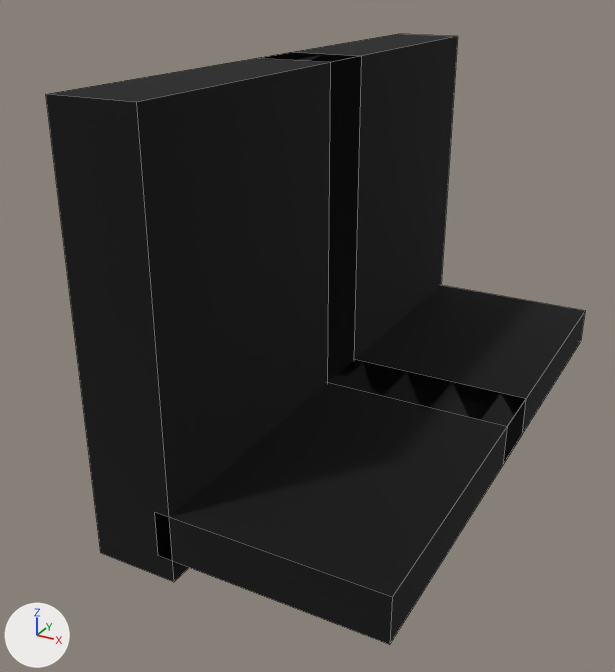
The OBJ model src/main/resources/assets/myvillage/models/equipment/forging/bench_boots_4.obj as it was, and as the next commit left it.
The view is the same before and after, from a 50 mm camera at (0.702, -0.983, 0.304) aimed at (0.46, -0.543, 0.084). The lights are fixed; the arrows at lower left show +X, +Y and +Z. The picture after the commit comes second. Mesh edges are drawn as thin lines. Where no turn or scale is listed for an object, it has been applied to the vertices. Vertices at exactly the same position are counted once.

Before the edit, the objects in view are built like this:
```python
me_bench_boots_4 = bpy.data.meshes.new('bench_boots_4')
me_bench_boots_4.from_pydata(...)  # a box spanning x 0.454..0.588, y -0.697..-0.479, z 0.014..0.042; a box spanning x 0.412..0.463, y -0.697..-0.479, z 0.0..0.25; a box spanning x 0.454..0.588, y -0.521..-0.303, z 0.014..0.042; a box spanning x 0.412..0.463, y -0.521..-0.303, z 0.0..0.25
me_bench_boots_4.materials.append(mat_m0)  # picture img_xuantie_armor
ob_bench_boots_4 = bpy.data.objects.new('bench_boots_4', me_bench_boots_4)
ob_bench_boots_4.location = (0.0, 0.0, 0.0)
```
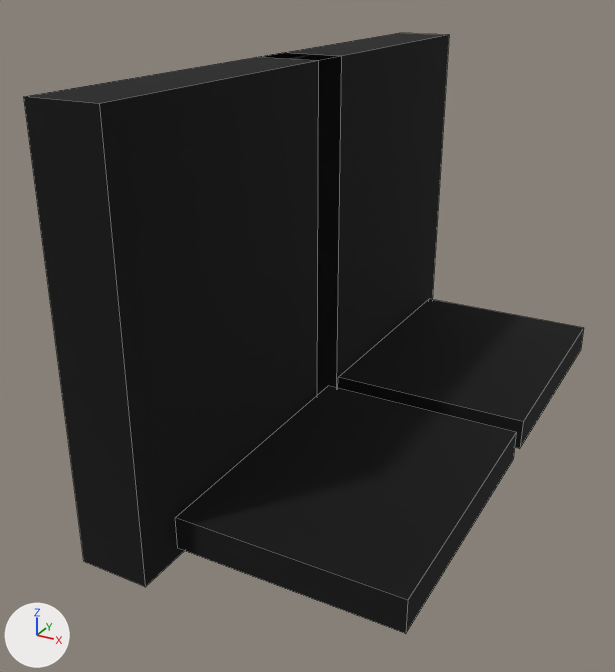
What differs and where, as boxes [x1, y1, x2, y2] in the pictures (615 x 672 px; the box of a moved part takes in the faces that stretch with it):
'bench_boots_4', reshaped: before [46, 34, 585, 645]; after [24, 33, 584, 634]
part 1 of me_bench_boots_4, moved or reshaped: before [155, 360, 526, 645]; after [175, 386, 516, 634]
part 2 of me_bench_boots_4, moved or reshaped: before [46, 52, 361, 582]; after [24, 53, 341, 587]
part 3 of me_bench_boots_4, moved or reshaped: before [329, 285, 585, 463]; after [338, 299, 584, 449]
part 4 of me_bench_boots_4, moved or reshaped: before [262, 34, 458, 382]; after [262, 33, 449, 395]

The change, as a diff of the scene's bpy script:
```diff
--- a/src/main/resources/assets/myvillage/models/equipment/forging/bench_boots_4.obj.py
+++ b/src/main/resources/assets/myvillage/models/equipment/forging/bench_boots_4.obj.py
@@ me_bench_boots_4 @@
 # used by ob_bench_boots_4; location = (0.0, 0.0, 0.0)
-me_bench_boots_4.from_pydata(...)  # 32 vertices, 24 faces; spans x 0.412..0.588, y -0.697..-0.303, z 0.0..0.25
+me_bench_boots_4.from_pydata(...)  # 32 vertices, 24 faces; spans x 0.409..0.591, y -0.707..-0.293, z 0.0..0.25
+# me_bench_boots_4 part 1: the loose piece of 8 vertices spanning x 0.454..0.588, y -0.697..-0.479, z 0.014..0.042 is scaled about its middle by (0.997, 0.812, 0.727), then moved by (0.003, -0.008, -0.006)
+# me_bench_boots_4 part 2: the loose piece of 8 vertices spanning x 0.412..0.463, y -0.697..-0.479, z 0.0..0.25 is scaled about its middle by (0.843, 1.02, 1), then moved by (-0.007, -0.008, 0.0)
+# me_bench_boots_4 part 3: the loose piece of 8 vertices spanning x 0.454..0.588, y -0.521..-0.303, z 0.014..0.042 is scaled about its middle by (0.997, 0.812, 0.727), then moved by (0.003, 0.008, -0.006)
+# me_bench_boots_4 part 4: the loose piece of 8 vertices spanning x 0.412..0.463, y -0.521..-0.303, z 0.0..0.25 is scaled about its middle by (0.843, 1.02, 1), then moved by (-0.007, 0.008, 0.0)
 me_bench_boots_4.materials.append(mat_m0)
```
